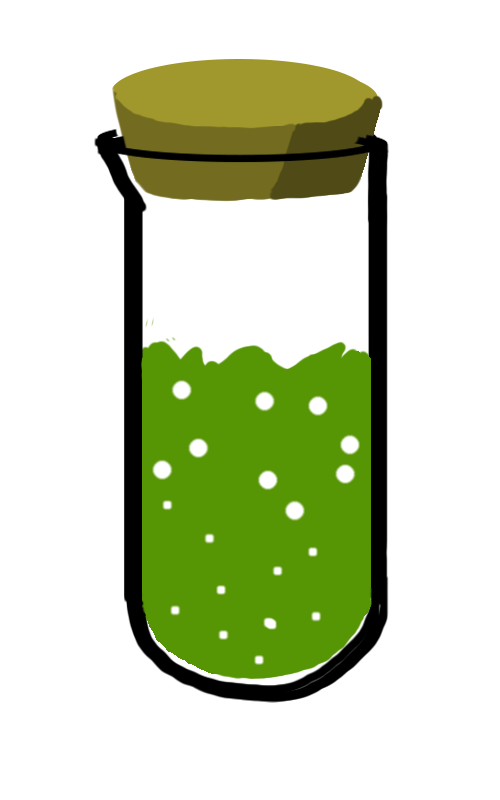
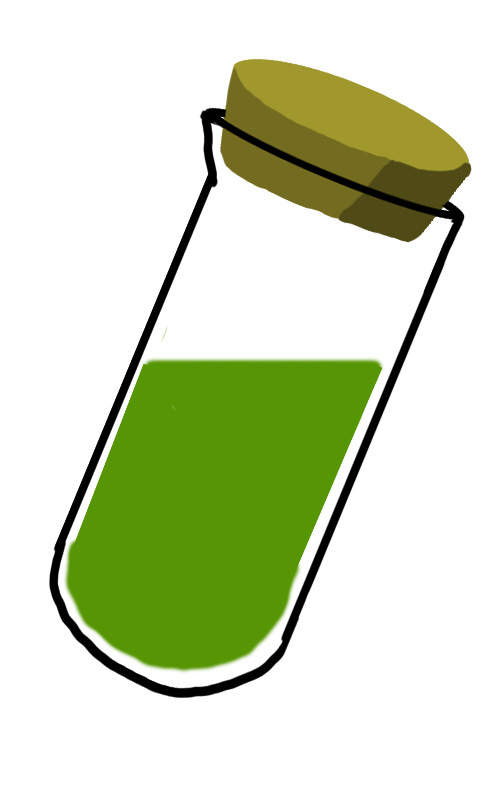
Revision of a layered 500 × 800 image; what changed, layer by layer:
removed layer "4" over [97, 67, 381, 703]
removed layer "3" over [105, 65, 389, 701]
removed layer "2" over [94, 59, 378, 695]
removed layer "1" over [103, 66, 387, 702]
added layer "形状 3 副本 4" above "形状 3 副本 3" over [48, 58, 472, 699]
added layer "形状 3 副本 2" above "形状 3 副本" over [48, 58, 472, 699]
added layer "形状 3 副本" above "形状 3" over [48, 58, 472, 699]
